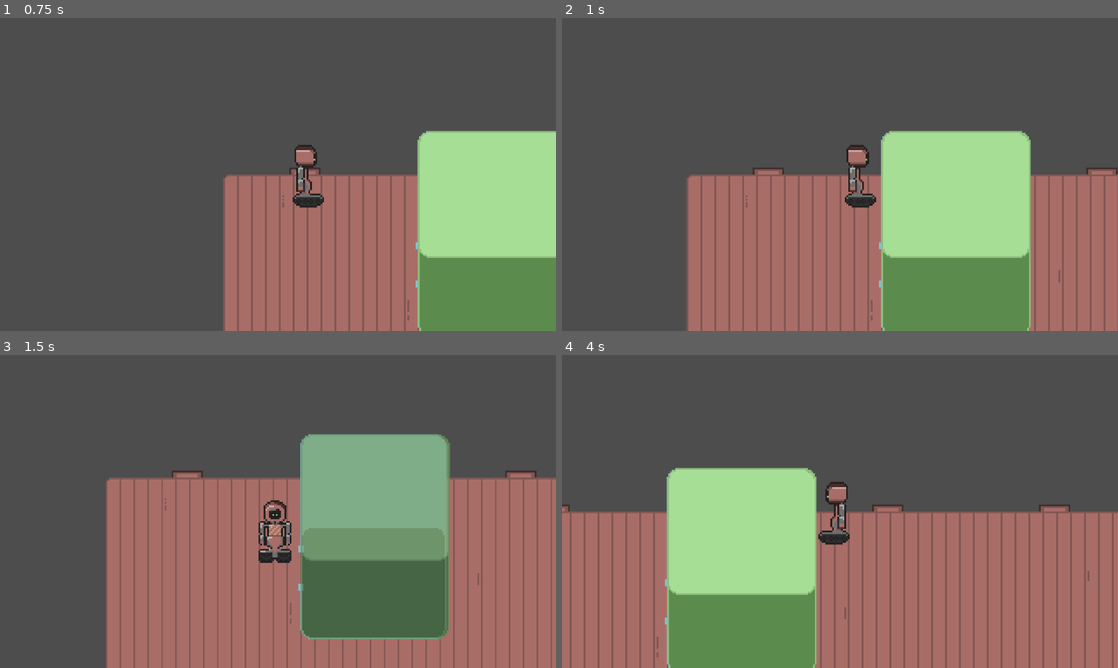
Above: before the commit, frames 1-4 (two rows, left to right).
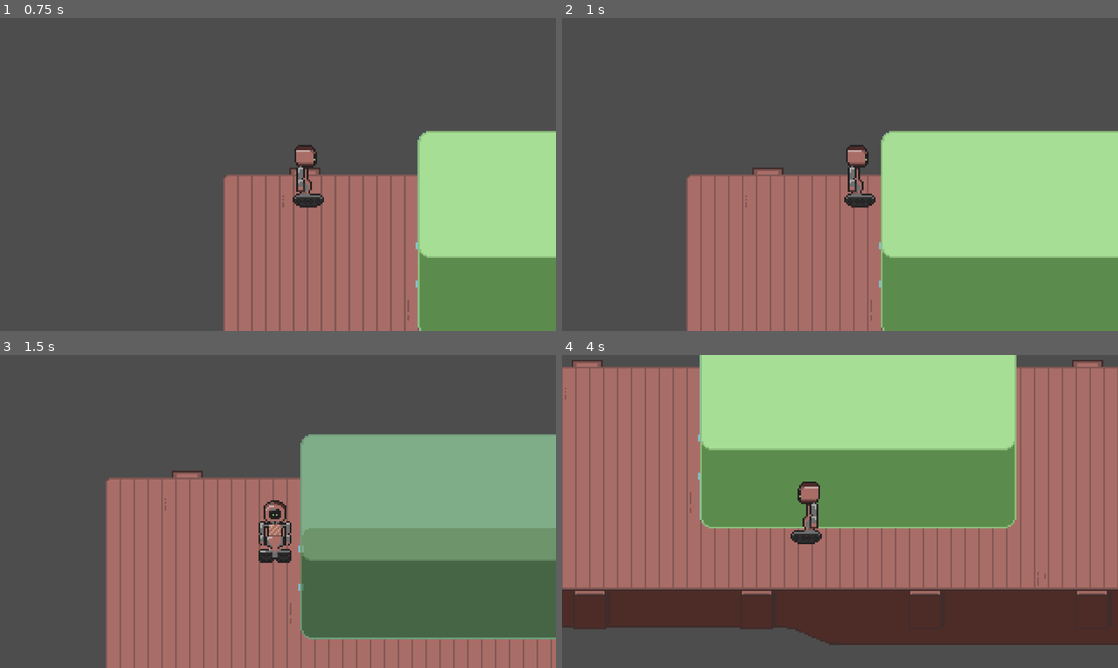
Above: after the commit, the same moments.

Repository: superlou/train-game-3
Game: Godot game, scene res://main.tscn
Two runs of this game, one before a commit and one after it. Both use one fixed random seed, a clock stepped at 60 frames per second and the inputs below.
Inputs:
- Up to frame 1 (0.75 s): tap Enter at 0.5 s; hold D (move_right) from 0.53 s (still down); hold Shift (sprint) from 0.53 s (still down)
- Up to frame 2 (1 s): keep holding D (move_right); keep holding Shift (sprint)
- Up to frame 3 (1.5 s): release D (move_right) at 1.28 s; release Shift (sprint) at 1.28 s; hold S (move_down) from 1.28 s (still down); tap Shift (sprint) at 1.35 s
- Up to frame 4 (4 s): release S (move_down) at 2.03 s; hold D (move_right) 2.03-2.78 s; hold Shift (sprint) 2.03-2.78 s; hold W (move_up) 2.78-3.53 s; tap Shift (sprint) at 2.85 s; hold A (move_left) from 3.53 s (still down); hold Shift (sprint) from 3.53 s (still down)

Frame 1 is identical in both runs. In frame 2, 11% of the frame differs, in the area x 22-100%, y 36-100%; in frame 3, 13%; in frame 4, 87%, in the area x 0-100%, y 0-100%.

Commit message:
Fixed walking in front of crate

Diff:
--- a/control_crate.tscn
+++ b/control_crate.tscn
@@ -3,12 +3,6 @@
 [ext_resource type="Texture2D" uid="uid://bhe67luy1l2st" path="res://assets/control_crate_exterior.png" id="1_01sys"]
 [ext_resource type="Texture2D" uid="uid://dyvbrn1soaquy" path="res://assets/control_crate_interior.png" id="1_e5icn"]
 [ext_resource type="Script" path="res://control_crate.gd" id="1_miv0v"]
-
-[sub_resource type="RectangleShape2D" id="RectangleShape2D_n7qcx"]
-size = Vector2(80, 112)
-
-[sub_resource type="RectangleShape2D" id="RectangleShape2D_5eat3"]
-size = Vector2(15.9589, 20)
 
 [sub_resource type="TileSetAtlasSource" id="TileSetAtlasSource_raru7"]
 texture = ExtResource("1_e5icn")
@@ -73,19 +67,19 @@
 0:0/0 = 0
 0:0/0/physics_layer_0/linear_velocity = Vector2(0, 0)
 0:0/0/physics_layer_0/angular_velocity = 0.0
-0:0/0/physics_layer_0/polygon_0/points = PackedVector2Array(-7.125, -13, 16, -13.25, 16, 16, -11.125, 16, -11.125, -8.5)
+0:0/0/physics_layer_0/polygon_0/points = PackedVector2Array(-6.75, -13, 16, -13, 16, 16, -10.75, 16, -10.75, -8.25)
 1:0/0 = 0
 1:0/0/physics_layer_0/linear_velocity = Vector2(0, 0)
 1:0/0/physics_layer_0/angular_velocity = 0.0
-1:0/0/physics_layer_0/polygon_0/points = PackedVector2Array(-16, -12.75, 16, -12.75, 16, 16, -16, 16)
+1:0/0/physics_layer_0/polygon_0/points = PackedVector2Array(-16, -13.25, 16, -13.5, 16, 16, -16, 16)
 2:0/0 = 0
 2:0/0/physics_layer_0/linear_velocity = Vector2(0, 0)
 2:0/0/physics_layer_0/angular_velocity = 0.0
-2:0/0/physics_layer_0/polygon_0/points = PackedVector2Array(-16, -13, 7.875, -12.75, 11.125, -8.75, 11.875, 16, -16, 16)
+2:0/0/physics_layer_0/polygon_0/points = PackedVector2Array(-16, -13.25, 6.5, -13, 11.75, -7.25, 11.25, 16, -16, 16)
 0:1/0 = 0
 0:1/0/physics_layer_0/linear_velocity = Vector2(0, 0)
 0:1/0/physics_layer_0/angular_velocity = 0.0
-0:1/0/physics_layer_0/polygon_0/points = PackedVector2Array(-11.375, -16, 16, -16, 16, 16, -11.375, 16)
+0:1/0/physics_layer_0/polygon_0/points = PackedVector2Array(-11, -16, 16, -16, 16, 16, -11.375, 16)
 1:1/0 = 0
 1:1/0/physics_layer_0/linear_velocity = Vector2(0, 0)
 1:1/0/physics_layer_0/angular_velocity = 0.0
@@ -93,7 +87,7 @@
 2:1/0 = 0
 2:1/0/physics_layer_0/linear_velocity = Vector2(0, 0)
 2:1/0/physics_layer_0/angular_velocity = 0.0
-2:1/0/physics_layer_0/polygon_0/points = PackedVector2Array(-16, -16, 11.625, -16, 11.625, 16, -16, 16)
+2:1/0/physics_layer_0/polygon_0/points = PackedVector2Array(-16, -16, 10.75, -16, 11.25, 16, -16, 16)
 0:2/0 = 0
 0:2/0/physics_layer_0/linear_velocity = Vector2(0, 0)
 0:2/0/physics_layer_0/angular_velocity = 0.0
@@ -124,33 +118,40 @@
 physics_layer_0/collision_layer = 1
 sources/0 = SubResource("TileSetAtlasSource_lxao7")
 
+[sub_resource type="RectangleShape2D" id="RectangleShape2D_n7qcx"]
+size = Vector2(172.527, 62)
+
+[sub_resource type="RectangleShape2D" id="RectangleShape2D_5eat3"]
+size = Vector2(13.9726, 20)
+
 [node name="ControlCrate" type="Node2D"]
 script = ExtResource("1_miv0v")
-
-[node name="SeeInteriorArea" type="Area2D" parent="."]
-
-[node name="Interior" type="CollisionShape2D" parent="SeeInteriorArea"]
-position = Vector2(47, 63)
-scale = Vector2(0.996943, 1)
-shape = SubResource("RectangleShape2D_n7qcx")
-
-[node name="Doorway" type="CollisionShape2D" parent="SeeInteriorArea"]
-position = Vector2(8.03448, 80)
-scale = Vector2(1.0069, 1)
-shape = SubResource("RectangleShape2D_5eat3")
 
 [node name="Interior" type="TileMap" parent="."]
 scale = Vector2(0.979614, 1.00261)
 tile_set = SubResource("TileSet_2f6jt")
 format = 2
-layer_0/tile_data = PackedInt32Array(0, 0, 0, 65536, 0, 1, 131072, 0, 2, 196608, 0, 3, 1, 65536, 0, 65537, 65536, 1, 131073, 65536, 2, 196609, 65536, 3, 2, 131072, 0, 65538, 131072, 1, 131074, 131072, 2, 196610, 131072, 3)
+layer_0/tile_data = PackedInt32Array(0, 0, 0, 65536, 0, 1, 131072, 0, 2, 196608, 0, 3, 1, 65536, 0, 65537, 65536, 1, 131073, 65536, 2, 196609, 65536, 3, 4, 65536, 0, 65540, 65536, 1, 131076, 65536, 2, 196612, 65536, 3, 5, 131072, 0, 65541, 131072, 1, 131077, 131072, 2, 196613, 131072, 3, 2, 65536, 0, 65538, 65536, 1, 131074, 65536, 2, 196610, 65536, 3, 3, 65536, 0, 65539, 65536, 1, 131075, 65536, 2, 196611, 65536, 3)
 
 [node name="Exterior" type="TileMap" parent="."]
+y_sort_enabled = true
 scale = Vector2(0.997912, 1)
 tile_set = SubResource("TileSet_buttu")
 format = 2
-layer_0/z_index = 1
-layer_0/tile_data = PackedInt32Array(0, 0, 0, 1, 65536, 0, 2, 131072, 0, 65536, 0, 1, 131072, 0, 2, 196608, 0, 3, 65537, 65536, 1, 131073, 65536, 2, 196609, 65536, 3, 65538, 131072, 1, 131074, 131072, 2, 196610, 131072, 3)
+layer_0/y_sort_enabled = true
+layer_0/tile_data = PackedInt32Array(0, 0, 0, 1, 65536, 0, 65536, 0, 1, 131072, 0, 2, 196608, 0, 3, 65537, 65536, 1, 131073, 65536, 2, 196609, 65536, 3, 5, 131072, 0, 65541, 131072, 1, 131077, 131072, 2, 196613, 131072, 3, 2, 65536, 0, 65538, 65536, 1, 131074, 65536, 2, 196610, 65536, 3, 3, 65536, 0, 65539, 65536, 1, 131075, 65536, 2, 196611, 65536, 3, 4, 65536, 0, 65540, 65536, 1, 131076, 65536, 2, 196612, 65536, 3)
+
+[node name="SeeInteriorArea" type="Area2D" parent="."]
+
+[node name="Interior" type="CollisionShape2D" parent="SeeInteriorArea"]
+position = Vector2(94, 87)
+scale = Vector2(0.996943, 1)
+shape = SubResource("RectangleShape2D_n7qcx")
+
+[node name="Doorway" type="CollisionShape2D" parent="SeeInteriorArea"]
+position = Vector2(9.03449, 80)
+scale = Vector2(1.0069, 1)
+shape = SubResource("RectangleShape2D_5eat3")
 
 [connection signal="body_entered" from="SeeInteriorArea" to="." method="_on_see_interior_area_body_entered"]
 [connection signal="body_exited" from="SeeInteriorArea" to="." method="_on_see_interior_area_body_exited"]
--- a/player.tscn
+++ b/player.tscn
@@ -49,6 +49,7 @@
 script = ExtResource("2_lvuiu")
 
 [node name="Sprite" type="AnimatedSprite2D" parent="."]
+y_sort_enabled = true
 sprite_frames = SubResource("SpriteFrames_usufq")
 animation = &"up"
 
